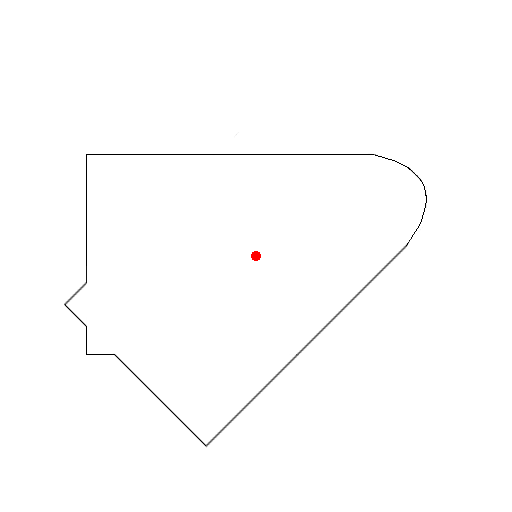
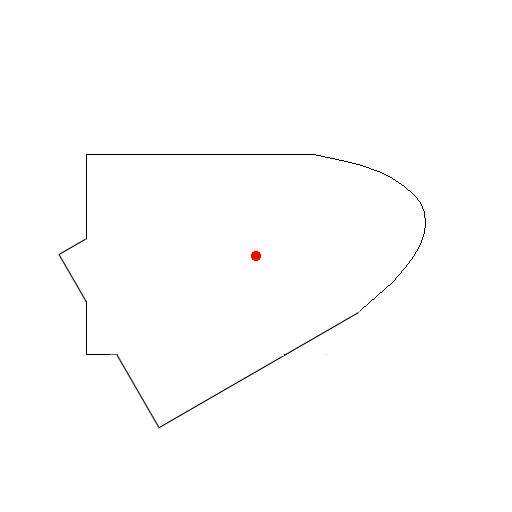
Two versions of the same layered image (512x512). Layer-by-layer changes:
renamed "30Rect" to "330Rect", showed it, moved it above "300Rect", painted on it over [58, 132, 427, 448]
hid "315Rect" over [64, 132, 427, 448]
